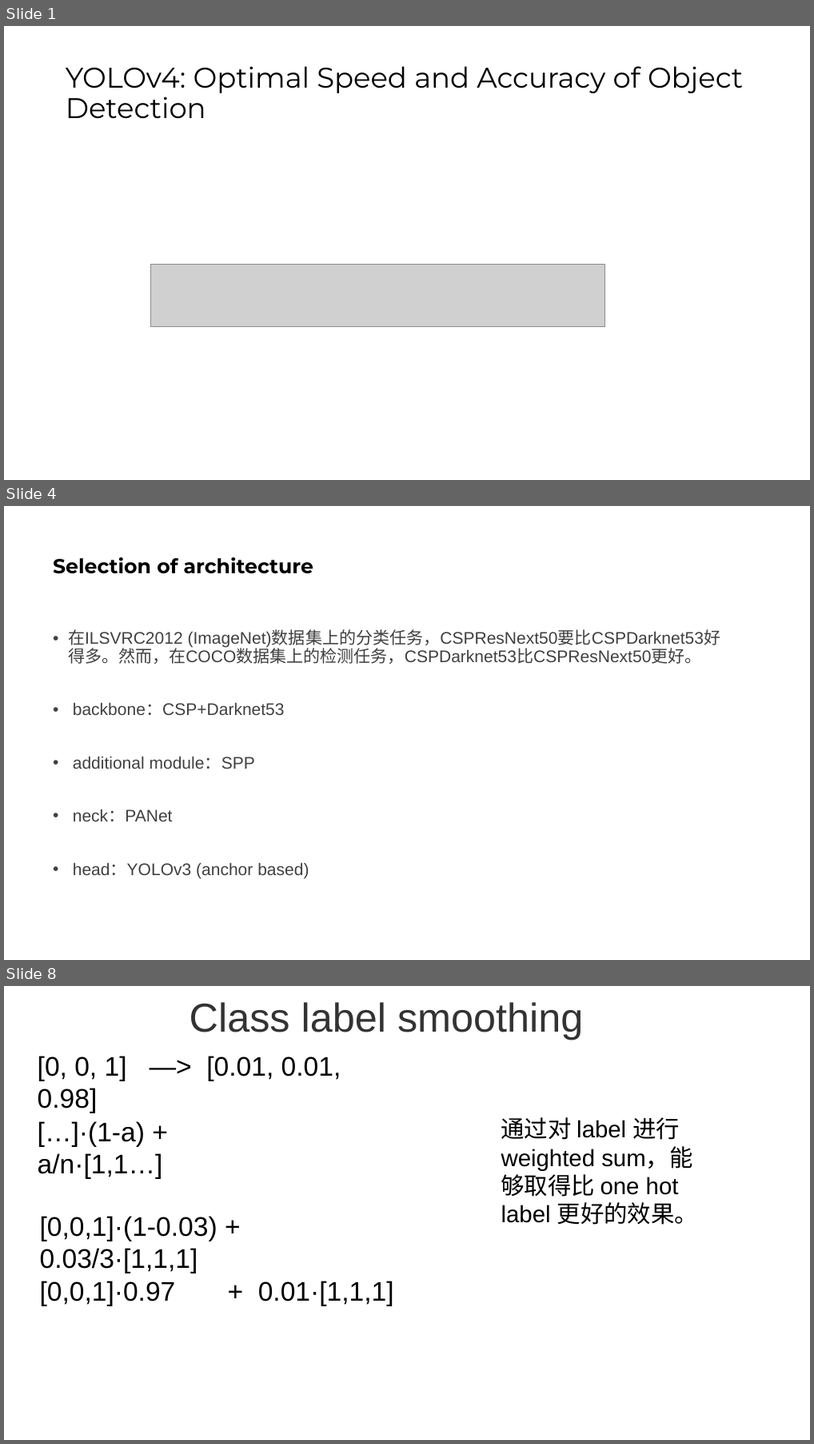
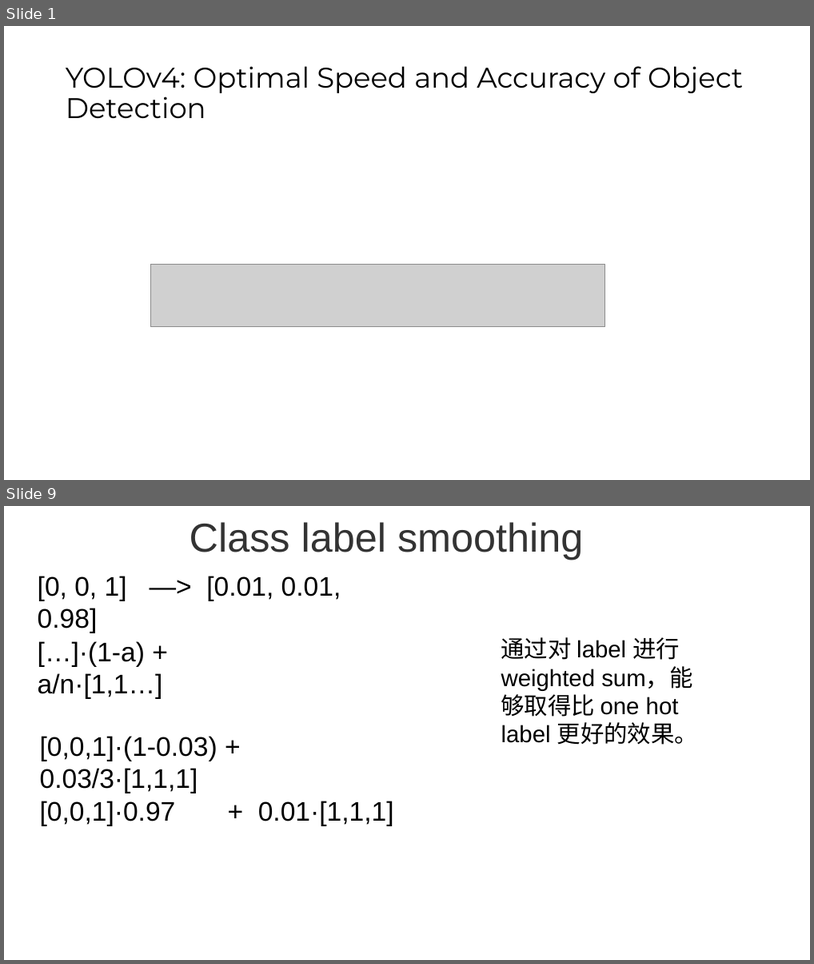
Before and after one commit to Adnios/DVS-gesture_recognition, a slide deck: tracking/YOLOv4.pptx. Shown one above the other, each under a label of ours: slides 1, 4 and 8 before the commit, slides 1 and 9 after it; the slides between them are not shown. The pictures are 814x1444 and 814x964 pixels, drawn with LibreOffice and Linux fonts; fonts in the diff are those of the drawing; grey boxes stand for pictures. Boxes give left, top, right and bottom in pixels: in the first picture for what was removed or moved away, otherwise in the second. Text is boxed around its words. In the diff, an @@ line names an element or a change of style, - is before the commit and + after.

```diff
--- a/tracking/YOLOv4.pptx
+++ b/tracking/YOLOv4.pptx
@@ slide 4 removed at (4, 506, 810, 960), background #FFFFFF @@
@@ title removed at (53, 557, 314, 574) @@
-Selection of architecture
@@ text removed at (68, 629, 722, 878) @@
-• 在ILSVRC2012 (ImageNet)数据集上的分类任务，CSPResNext50要比CSPDarknet53好得多。然而，在COCO数据集上的检测任务，CSPDarknet53比CSPResNext50更好。
-• backbone：CSP+Darknet53
-• additional module：SPP
-• neck：PANet
-• head：YOLOv3 (anchor based)
@@ what was slide 8 is now slide 9 @@
```
Also in this commit, not shown: 5 slides changed, 10 slides added, 11 other files.
